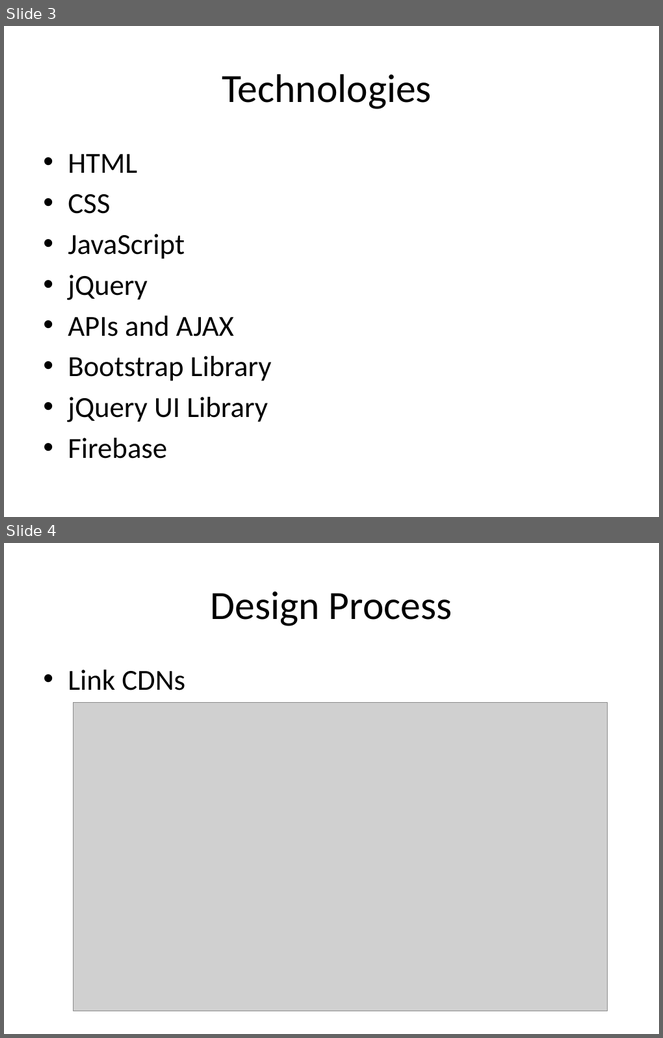
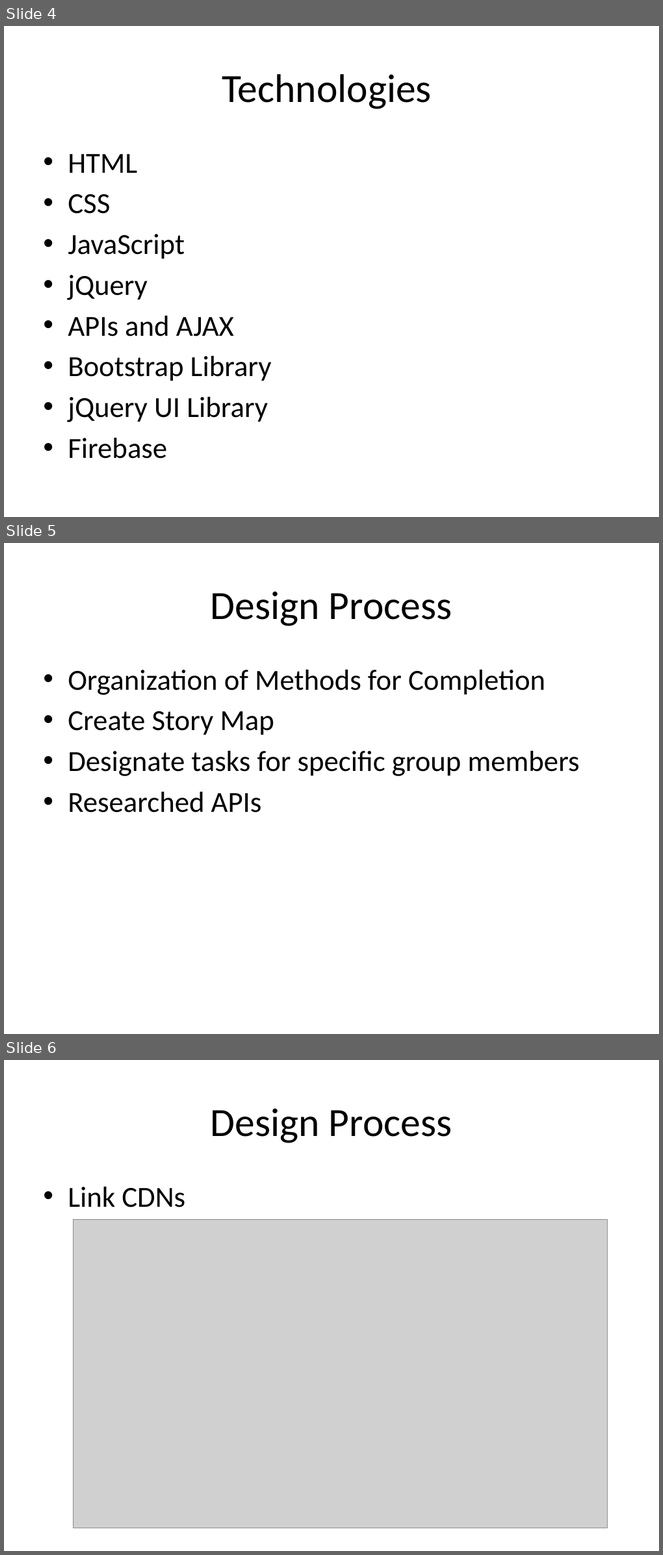
Before and after one commit to taddes/Project-1-Travel-App, a slide deck: Presentation1MyTravel.pptx. Shown one above the other, each under a label of ours: slides 3 and 4 before the commit, slides 4, 5 and 6 after it. The pictures are 663x1038 and 663x1555 pixels, drawn with LibreOffice and Linux fonts; fonts in the diff are those of the drawing; grey boxes stand for pictures; background and template pictures are left out. Boxes give left, top, right and bottom in pixels: in the first picture for what was removed or moved away, otherwise in the second. Text is boxed around its words. In the diff, an @@ line names an element or a change of style, - is before the commit and + after.

```diff
--- a/Presentation1MyTravel.pptx
+++ b/Presentation1MyTravel.pptx
@@ slide 5 added at [4, 543, 659, 1034], background picture (left out) @@
@@ title added at [211, 591, 452, 626], 44 pt, text #000000 @@
+Design Process
@@ text added at [68, 670, 580, 813], 32 pt, text #000000 @@
+• Organization of Methods for Completion
+• Create Story Map
+• Designate tasks for specific group members
+• Researched APIs
@@ what was slide 3 is now slide 4 @@
@@ what was slide 4 is now slide 6 @@
```
Also in this commit, not shown: 3 slides changed, 2 other slides added, 1 slide removed.
